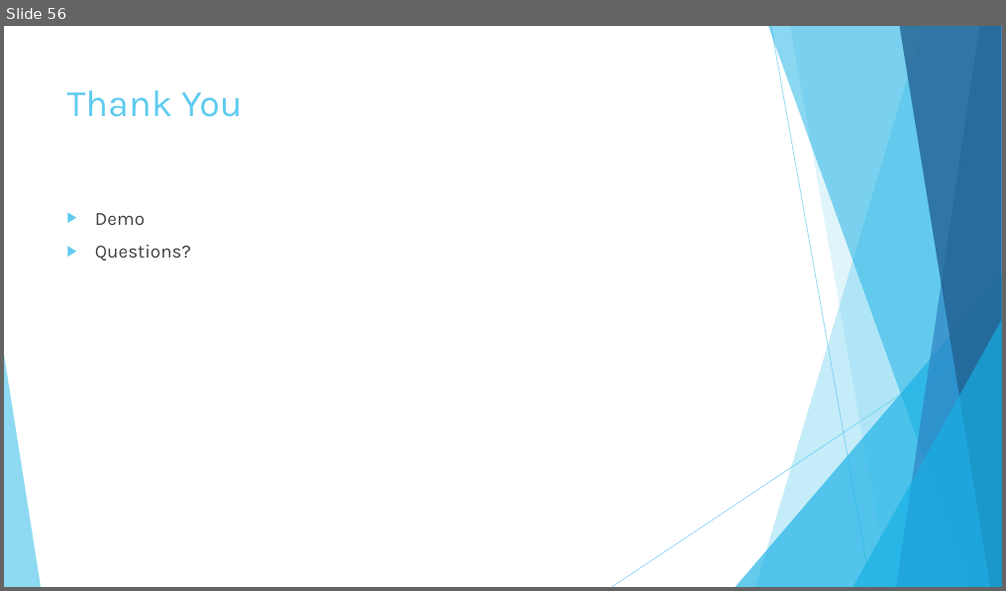
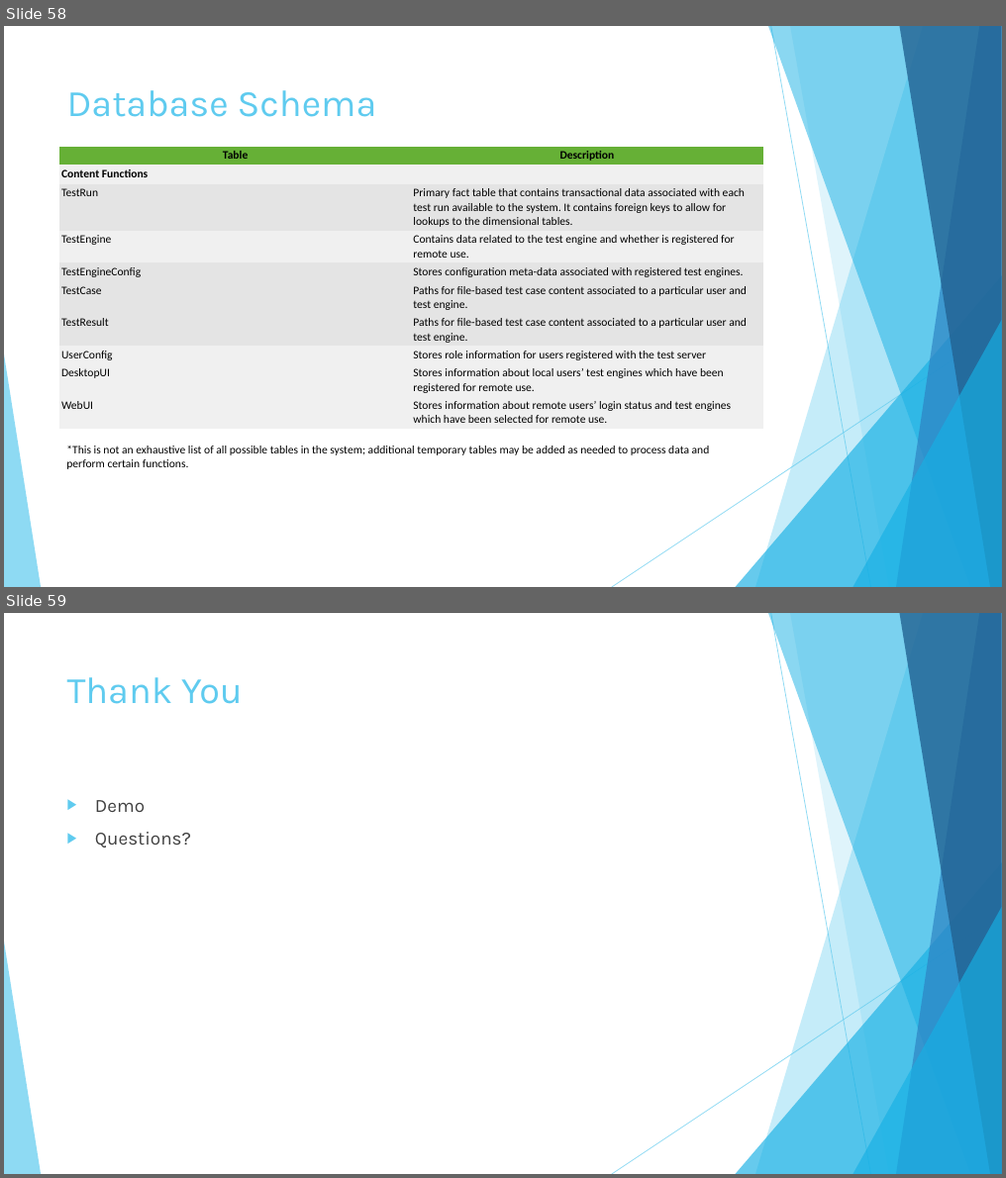
Before and after one commit to KodeFu/cse682, a slide deck: Test Framework Final Presentation.pptx. Shown one above the other, each under a label of ours: slide 56 before the commit, slides 58 and 59 after it. The pictures are 1006x591 and 1006x1178 pixels, drawn with LibreOffice and Linux fonts; fonts in the diff are those of the drawing. Boxes give left, top, right and bottom in pixels: in the first picture for what was removed or moved away, otherwise in the second. Text is boxed around its words. In the diff, an @@ line names an element or a change of style, - is before the commit and + after.

```diff
--- a/Test Framework Final Presentation.pptx
+++ b/Test Framework Final Presentation.pptx
@@ slide 58 added at <box>4,26,1002,587</box>, background #FFFFFF; not listed: 10 template elements that a slide beside it also shows @@
@@ title added at <box>67,90,377,117</box>, 36 pt, text #5FCBEF @@
+Database Schema
@@ table added at <box>59,147,763,427</box>, 10 rows, 2 columns @@
+Table | Description
+Content Functions | 
+TestRun | Primary fact table that contains transactional data associated with each test run available to the system. It contains foreign keys to allow for lookups to the dimensional tables.
+TestEngine | Contains data related to the test engine and whether is registered for remote use.
+TestEngineConfig | Stores configuration meta-data associated with registered test engines.
+TestCase | Paths for file-based test case content associated to a particular user and test engine.
+TestResult | Paths for file-based test case content associated to a particular user and test engine.
+UserConfig | Stores role information for users registered with the test server
+DesktopUI | Stores information about local users’ test engines which have been registered for remote use.
+WebUI | Stores information about remote users’ login status and test engines which have been selected for remote use.
@@ text added at <box>66,446,710,470</box>, 11 pt, text #000000 @@
+*This is not an exhaustive list of all possible tables in the system; additional temporary tables may be added as needed to process data and perform certain functions.
@@ what was slide 56 is now slide 59 @@
```
Also in this commit, not shown: 10 slides changed, 2 other slides added, 1 other file.
